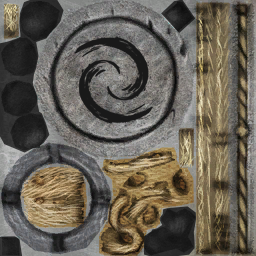
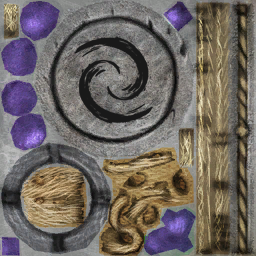
Comparing the layer stacks of the two 256x256 images. Changes:
renamed "Слой 2" to "Слой 1 копия", painted on it over (0, 0, 196, 256)
